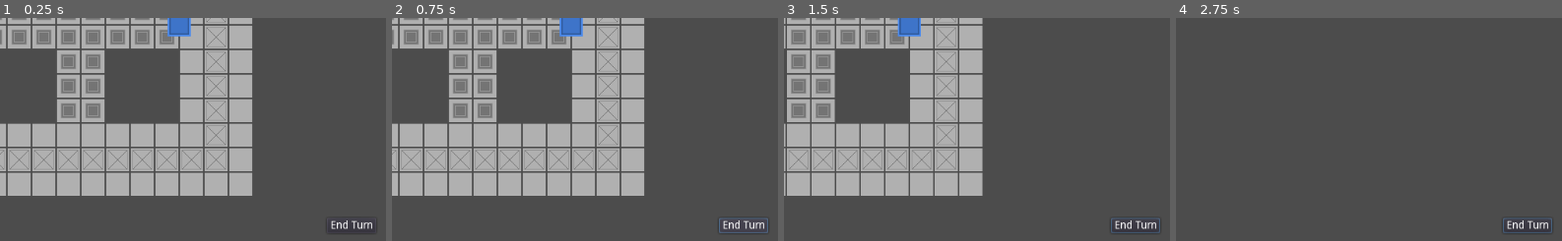
Above: before the commit, frames 1-4 (left to right).
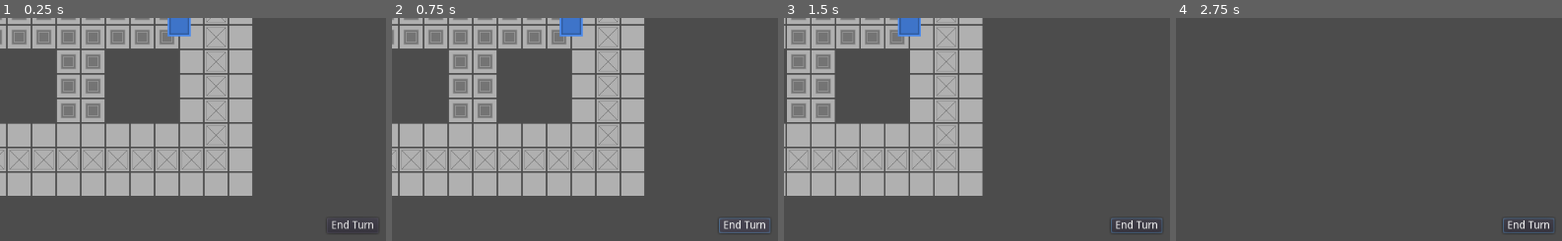
Above: after the commit, the same moments.

Repository: Henelik/HackGame
Game: Godot game, scene res://test.tscn
Two runs of this game, one before a commit and one after it. Both use one fixed random seed, a clock stepped at 60 frames per second and the inputs below.
Inputs (mouse positions are % of the whole screen's width and height, from its top left):
- Up to frame 1 (0.25 s): no input
- Up to frame 2 (0.75 s): click "End Turn" at 0.5 s
- Up to frame 3 (1.5 s): tap Enter at 1.25 s; move the mouse to (61, 46) at 1.27 s; hold Right (ui_right) from 1.28 s (still down); click (61, 46) at 1.42 s
- Up to frame 4 (2.75 s): move the mouse to (48, 52) at 2.02 s; release Right (ui_right) at 2.03 s; hold Down (ui_down) from 2.03 s (still down); click (48, 52) at 2.17 s
The pictures show only the part of the screen within x 50-100%, y 50-100%; the shares and areas given below are measured in that part.

The runs differ from the first frame. In frame 1, 0.2% of the frame differs, in the area x 85-97%, y 90-95%; in frame 2, 0.3%, in the area x 85-98%, y 89-97%; in frame 3, 0.3%; in frame 4, 0.3%.

Commit message:
More work on player system
Added debug function to "End Turn" button, changed player number to type list.  Also fixed program sector bug when traveling over tail sectors.

Diff:
--- a/Databattle/DatabattleCamera.tscn
+++ b/Databattle/DatabattleCamera.tscn
@@ -6,7 +6,7 @@
 collision_layer = 0
 collision_mask = 0
 script = ExtResource( 1 )
-numPlayers = 2
+playerTypes = [ 0, 1 ]
 
 [node name="Camera2D" type="Camera2D" parent="."]
 current = true
@@ -15,15 +15,10 @@
 drag_margin_right = 0.0
 drag_margin_bottom = 0.0
 
-[node name="Button" type="Button" parent="."]
+[node name="EndTurnButton" type="Button" parent="."]
 margin_left = 415.791
 margin_top = 251.58
 margin_right = 479.791
 margin_bottom = 271.58
-
-[node name="Label" type="Label" parent="Button"]
-margin_left = 4.72206
-margin_top = 2.79031
-margin_right = 59.7221
-margin_bottom = 16.7903
 text = "End Turn"
+[connection signal="pressed" from="EndTurnButton" to="." method="_on_EndTurnButton_pressed"]
--- a/Databattle/MoveGizmo.tscn
+++ b/Databattle/MoveGizmo.tscn
@@ -10,10 +10,12 @@
 script = ExtResource( 1 )
 
 [node name="Sprite" type="Sprite" parent="."]
+modulate = Color( 1, 1, 1, 0.662745 )
 texture = ExtResource( 2 )
 region_enabled = true
 region_rect = Rect2( 0, 0, 32, 32 )
 
 [node name="CollisionShape2D" type="CollisionShape2D" parent="."]
+visible = false
 scale = Vector2( 1.5, 1.5 )
 shape = SubResource( 1 )
--- a/Databattle/ProgramHead.tscn
+++ b/Databattle/ProgramHead.tscn
@@ -6,6 +6,7 @@
 [sub_resource type="RectangleShape2D" id=1]
 
 [node name="ProgramHead" type="Area2D"]
+z_index = 1
 script = ExtResource( 1 )
 levelRef = NodePath("../TileMap")
 movesPerTurn = 3
--- a/Scripts/cameraController.gd
+++ b/Scripts/cameraController.gd
@@ -3,9 +3,8 @@
 # Declare member variables here.
 var speed = 350
 var velocity = Vector2()
-#warning-ignore:unused_class_variable
-export(int) var numPlayers
-var currentPlayer
+export(Array, int) var playerTypes # 0 is local, 1 is AI, 2 is online
+var currentPlayer # an index of the array
 var selectedProgram
 
 # Called when the node enters the scene tree for the first time.
@@ -18,3 +17,6 @@
 	velocity.x = int(Input.is_action_pressed("ui_right"))-int(Input.is_action_pressed("ui_left"))
 	velocity.y = int(Input.is_action_pressed("ui_down"))-int(Input.is_action_pressed("ui_up"))
 	move_and_slide(velocity.normalized() * speed)
+
+func _on_EndTurnButton_pressed():
+	print("Ending turn...")
--- a/Scripts/programHead.gd
+++ b/Scripts/programHead.gd
@@ -28,10 +28,6 @@
 
 func _select():
 	var cam = get_node("../CamControl")
-	if cam.currentPlayer != owningPlayerId:
-		return
-	if cam.selectedProgram == self:
-		return
 	if cam.selectedProgram != null:
 		cam.selectedProgram._deselect()
 	cam.selectedProgram = self
@@ -78,6 +74,9 @@
 
 func move(x, y):
 	print("Moving " + progName + " to " + str([x, y]))
+	for t in tailSectors:
+		if x == t.tileX and y == t.tileY:
+			tailSectors.erase(t)
 	_addTailSector(tileX, tileY)
 	tileX = x
 	tileY = y
@@ -92,7 +91,13 @@
 	and event.button_index == BUTTON_LEFT\
 	and event.pressed:
 		print("Clicked " + progName)
-		_select()
+		var cam = get_node("../CamControl")
+		if cam.currentPlayer != owningPlayerId or cam.playerTypes[owningPlayerId] != 0:
+			_passiveSelect()
+		elif cam.selectedProgram == self:
+			_deselect()
+		else:
+			_select()
 
 func damage(amount):
 	for i in range(amount):
--- a/test.tscn
+++ b/test.tscn
@@ -22,7 +22,8 @@
 "Programs",
 ] instance=ExtResource( 3 )]
 position = Vector2( 227.83, -0.0235291 )
-movesPerTurn = 10
-maxSize = 4
+movesPerTurn = 2
+maxSize = 3
+progName = "Hack"
 col = Color( 0.290196, 0.541176, 0.933333, 1 )
 owningPlayerId = 1
